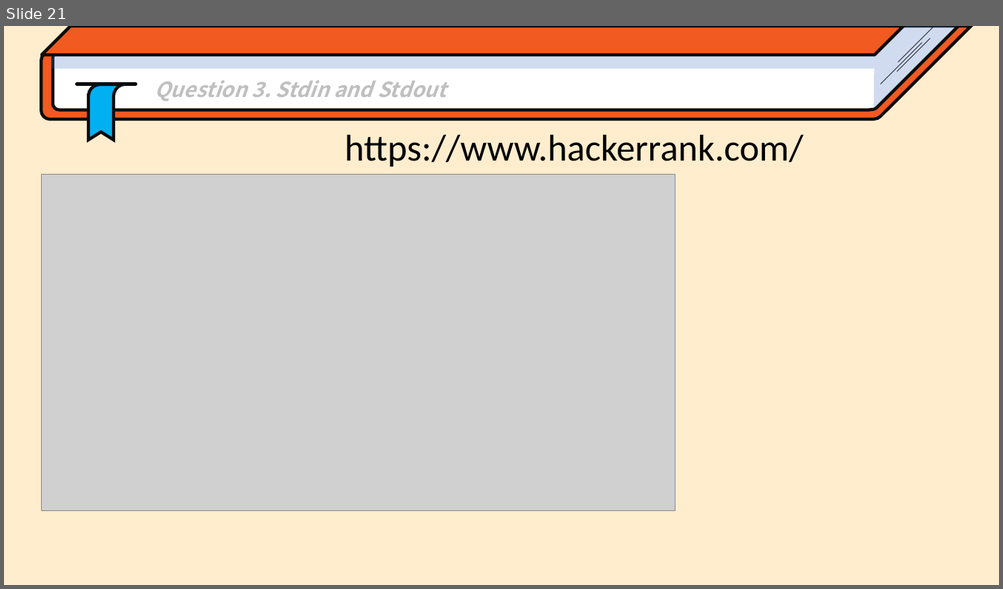
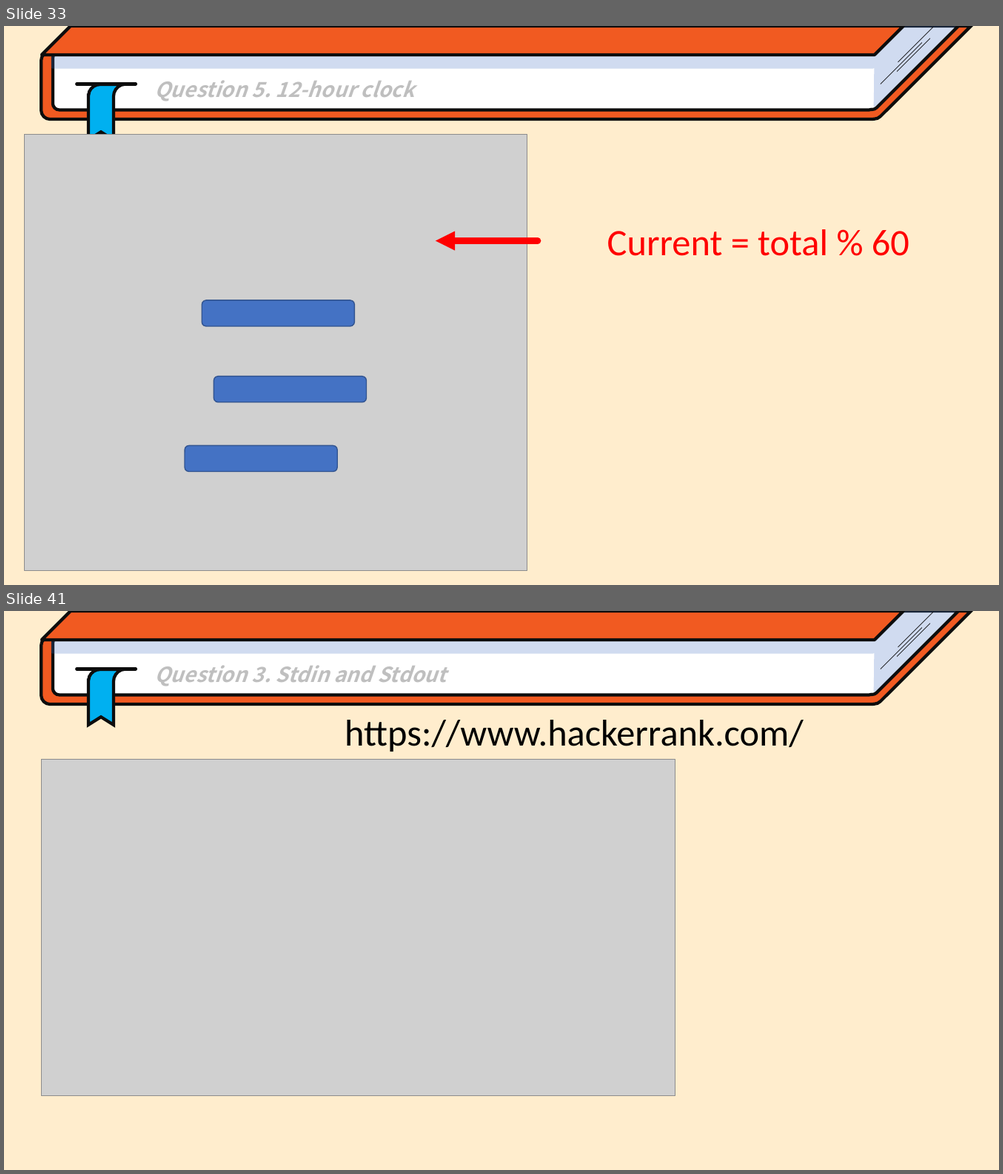
Before and after one commit to Park-Minjoo/ObjectOrientedProgramming_2023_JIU, a slide deck: Practice/Chap3/Chap3_If-statement.pptx. Shown one above the other, each under a label of ours: slide 21 before the commit, slides 33 and 41 after it; the slides between them are not shown. The pictures are 1003x589 and 1003x1174 pixels, drawn with LibreOffice and Linux fonts; fonts in the diff are those of the drawing; grey boxes stand for pictures. Boxes give left, top, right and bottom in pixels: in the first picture for what was removed or moved away, otherwise in the second. Text is boxed around its words. In the diff, an @@ line names an element or a change of style, - is before the commit and + after.

```diff
--- a/Practice/Chap3/Chap3_If-statement.pptx
+++ b/Practice/Chap3/Chap3_If-statement.pptx
@@ slide 33 added at (x1=4, y1=26, x2=999, y2=585), background #FFEDCD @@
@@ group added at (x1=41, y1=26, x2=971, y2=139): 4 freeform shapes, 4 lines, 1 parallelogram @@
@@ text added at (x1=154, y1=80, x2=415, y2=101), 20 pt, text #BFBFBF, bold, italic @@
+  Question 5. 12-hour clock
@@ picture added at (x1=24, y1=134, x2=528, y2=571) @@
@@ arrow added from (538, 241) to (435, 241), #FF0000 6.25 pt @@
@@ text added at (x1=607, y1=230, x2=909, y2=256), 36 pt, text #FF0000 @@
+Current = total % 60
@@ rounded rectangle added at (x1=202, y1=301, x2=355, y2=326), fill #4472C4, outline #325491 1 pt @@
@@ rounded rectangle added at (x1=213, y1=377, x2=367, y2=403), fill #4472C4, outline #325491 1 pt @@
@@ rounded rectangle added at (x1=185, y1=446, x2=338, y2=472), fill #4472C4, outline #325491 1 pt @@
@@ what was slide 21 is now slide 41 @@
```
Also in this commit, not shown: 19 other slides added, 1 other file.
